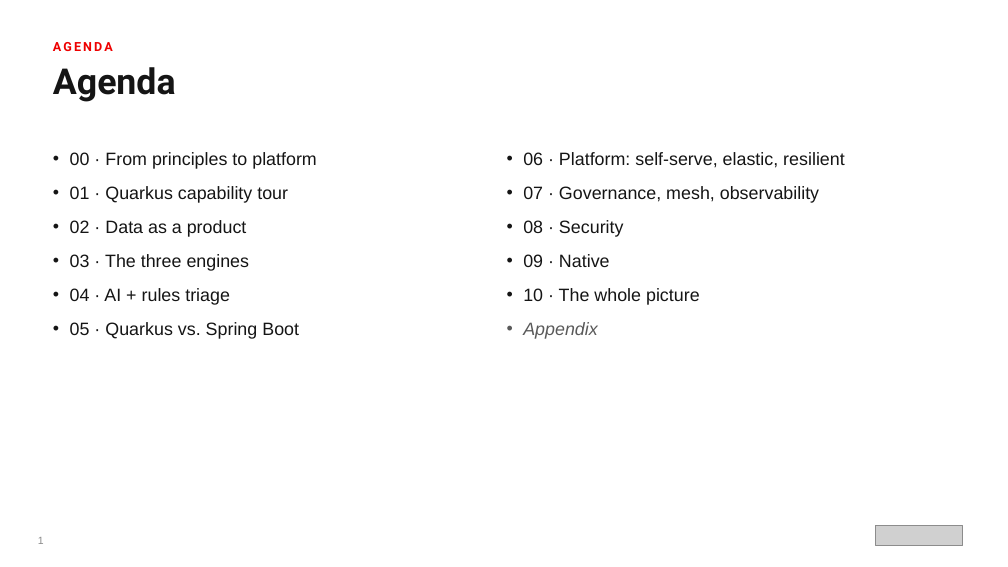
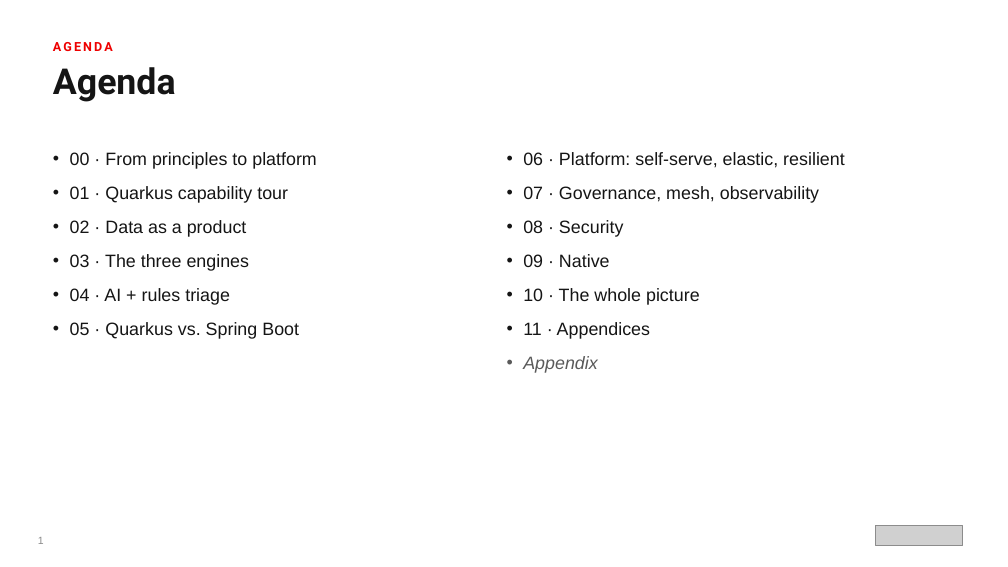
Before and after one commit to patterncatalyst/datamesh-reference-arch-quarkus, a slide deck: slide 2 of presentation/datamesh-201/Datamesh-201-Quarkus-r1.0.pptx. Drawn at 1008x567 pixels with LibreOffice and Linux fonts; fonts in the diff are those of the drawing; grey boxes stand for pictures. Boxes give left, top, right and bottom in pixels: in the first picture for what was removed or moved away, otherwise in the second. Text is boxed around its words. In the diff, an @@ line names an element or a change of style, - is before the commit and + after.

Commit message:
docs: add Appendices part — six deep-dive chapters, diagrams, and 201-deck section (#21)
* docs(site): add Appendices part with six deep-dive chapters

New Part 5 (Appendices) and six chapters (markers 16-21):
websocket scaling with Kafka fan-out, gotchas, agentic
recommendations, testing detail, in-memory vs Kafka messaging,
and the three orchestration engines compared. Diagrams and
00-index wiring follow in subsequent commits.

* feat(diagrams): six appendix figures

Add paired SVG + Excalidraw figures for the Appendices part:
websocket Kafka fan-out, gotchas grid, the plan/execute/validate
relay, the test pyramid, in-memory vs Kafka, and the three-engine
comparison table. Generated by scripts/make-quarkus-diagrams.js
(assets/diagrams 37 to 43).

* docs(site): wire Appendices into the index and chapter counts

Add the Part 5 section with links to chapters 16-21, add Part 5 to
the organization overview, and bump the chapter/part counts to
twenty-one chapters across six parts (00-index and README).

* docs(deck): add Appendices section to the 201 deck

New '11 · Appendices' divider plus six diagram slides (A1-A6)
reusing the six new figures, inserted before the reference
appendix. Agenda updated to thirteen sections; deck rebuilt.

* docs(site): fix stale part count in index meta description

```diff
--- a/presentation/datamesh-201/Datamesh-201-Quarkus-r1.0.pptx
+++ b/presentation/datamesh-201/Datamesh-201-Quarkus-r1.0.pptx
@@ text at <box>523,322,650,339</box>: paragraph added @@
+• 11 · Appendices
```
Also in this commit, not shown: 15 other slides changed, 7 slides added, 23 other files.
